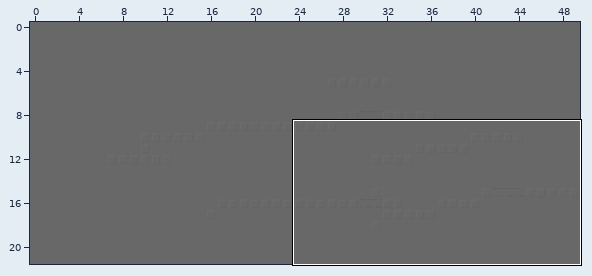
Two versions of a level (Tiled map, src/test1/assets/map.tmx). The picture above shows the old version from afar; the outline marks the close-up.
Close-up. As it was:
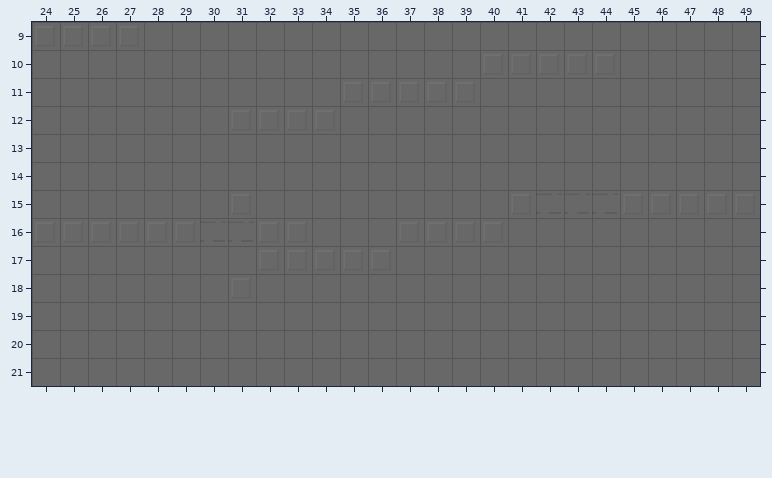
Cells are 32x32 px. Shown: x 24..49, y 9..21. The commit also changed other parts of the map, which this record leaves out. Tiles whose own drawing changed are shown in their newer look in all pictures.
The same view after the edit:
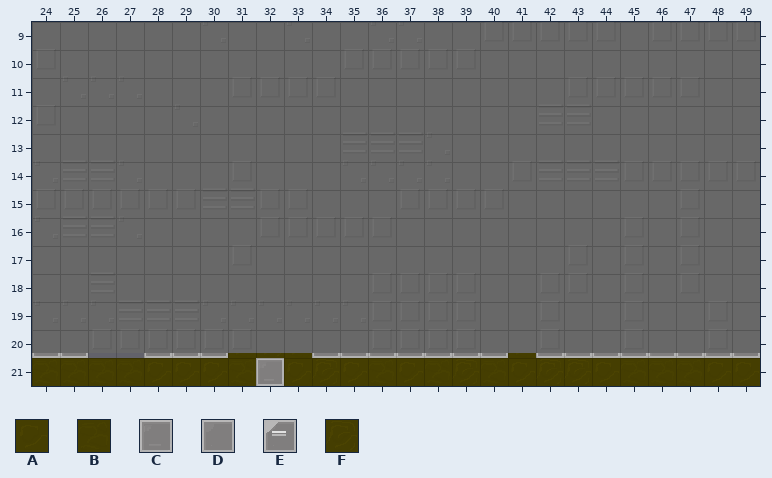
Key: from "tiles": A 0, B 1, C 6, D 7, E 8, F 9.
_ is an empty cell.
Tiles of an added or newly shown layer are drawn over the layers below it.
Difference:
layer "backgroundLayer" offset 0,0 -> 1,-38 px
Layer "foregroundLayer" (now shown):
Tile A is added in row 20 at x 31, 33 and 41; in row 21 at x 28 to 30, 33, 35, 37, 41, 44 and 48 to 49.
Tile B is added in row 21 at x 24 to 27, 31, 36, 38, 40 and 45 to 47.
Tile C is added in row 20 at x 25, 29 to 30, 34, 37 to 39, 44 to 45 and 49; in row 21 at x 32.
Tile D is added in row 20 at x 28, 35, 40 and 46 to 48.
Tile E is added in row 20 at x 24, 36 and 42 to 43.
Tile F is added in row 20 at x 32; in row 21 at x 34, 39 and 42 to 43.
